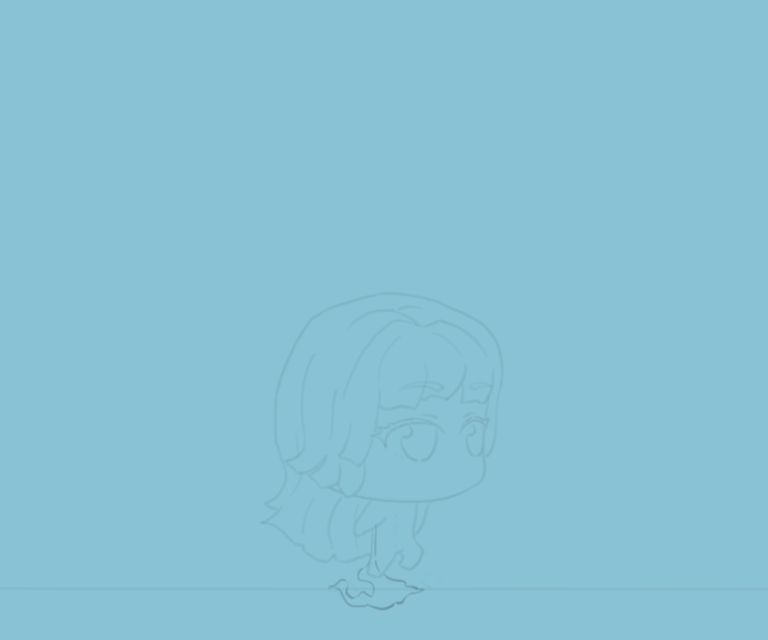
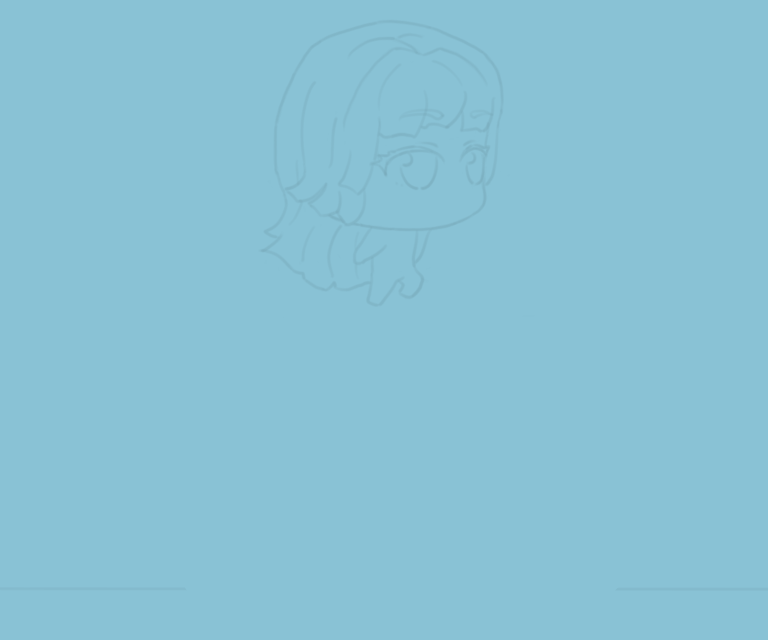
Comparing the layer stacks of the two 768×640 images. Changes:
renamed "jump_top" to "jump_ground", hid the group it (7 layers) over [185, 320, 618, 611]
hid "6" (2nd of 2, in "jump_ground") over [256, 448, 512, 611]
added group "reference" with 2 layers above "图层 1" over [185, 19, 618, 611]
added layer "on_jump" (20%) in group "reference" over [185, 19, 618, 611]
renamed "reference" to "on_ground", hid it, moved it into group "reference" over [185, 256, 618, 611]
